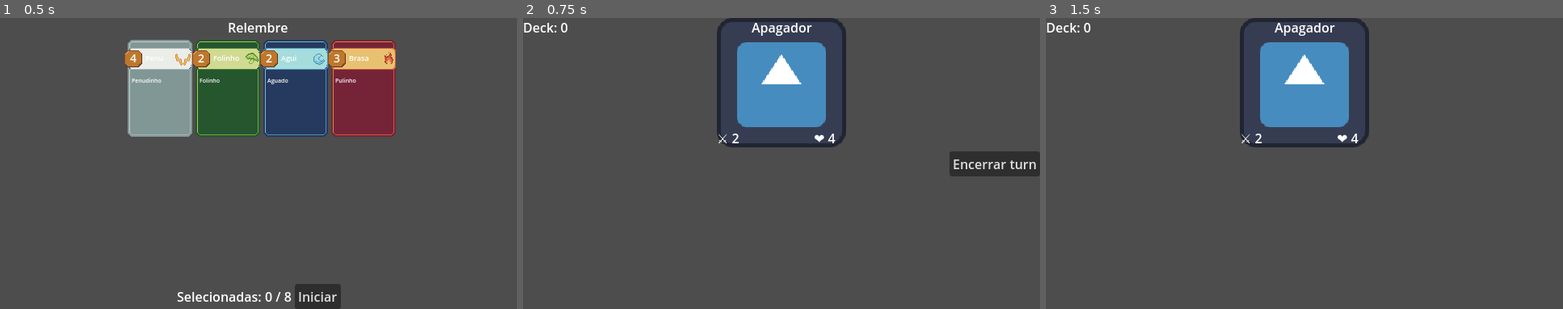
Above: before the commit, frames 1-3 (left to right).
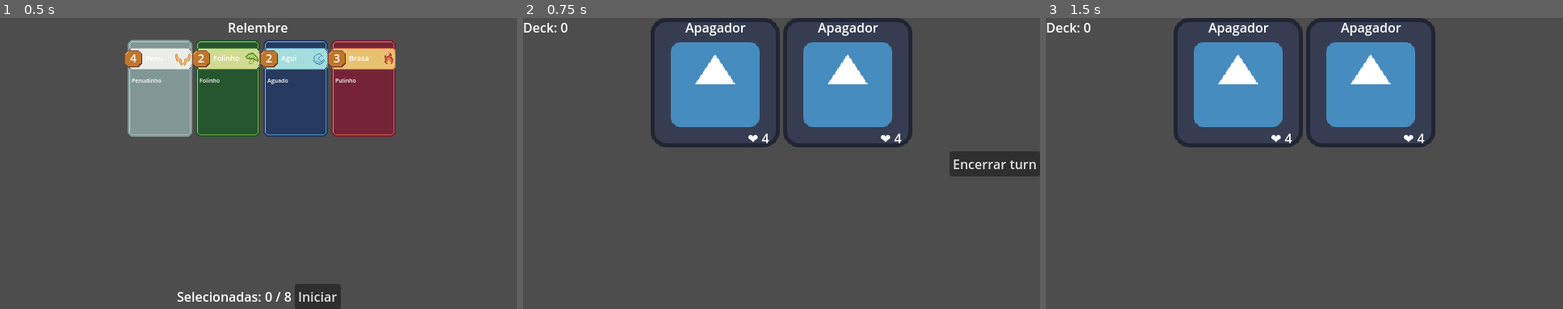
Above: after the commit, the same moments.

Repository: JonathanGoveira/CardGameTemplateGodot
Game: Godot game, scene res://scenes/pre_run_deck_selector.tscn
Two runs of this game, one before a commit and one after it. Both use one fixed random seed, a clock stepped at 60 frames per second and the inputs below. The engine's default icon, where the game draws it, is replaced by a stand-in: a white triangle on a blue panel in a dark square.
Inputs:
- Up to frame 1 (0.5 s): no input
- Up to frame 2 (0.75 s): click "Iniciar" at 0.5 s
- Up to frame 3 (1.5 s): click "Encerrar turn" at 1.25 s

Frame 1 is identical in both runs. In frame 2, 13% of the frame differs, in the area x 24-76%, y 0-45%; in frame 3, 13%.

Commit message:
update enemy logic

Diff:
--- a/cardgametemplate/scenes/battle/battle_scene.tscn
+++ b/cardgametemplate/scenes/battle/battle_scene.tscn
@@ -30,7 +30,6 @@
 
 [node name="EnemyManager" type="Node" parent="board"]
 script = ExtResource("2_ugm31")
-enemy_board_path = NodePath("../Enemies")
 enemy_scene = ExtResource("3_ugm31")
 
 [node name="Enemies" type="HBoxContainer" parent="board"]
--- a/cardgametemplate/scripts/enemy/enemy_base.gd
+++ b/cardgametemplate/scripts/enemy/enemy_base.gd
@@ -1,10 +1,42 @@
 extends Control
+class_name EnemyBase
 
-@export var dados: EnemyData
+@export var dados: EnemyData  # Resource que carrega nome, sprite, vida_base, etc
+@export var vida: int = 10
 
-func _ready():
+func _ready() -> void:
+	mouse_filter = Control.MOUSE_FILTER_STOP
+	$TextureRect.mouse_filter = Control.MOUSE_FILTER_IGNORE
+	$Nome.mouse_filter = Control.MOUSE_FILTER_IGNORE
+	$Vida.mouse_filter = Control.MOUSE_FILTER_IGNORE
+	$Dano.mouse_filter = Control.MOUSE_FILTER_IGNORE
+
 	if dados:
 		$Nome.text = dados.nome
-		$Vida.text = "❤️ " + str(dados.vida_base)
-		$Dano.text = "⚔ " + str(dados.dano_base)
 		$TextureRect.texture = dados.imagem_carta
+		vida = dados.vida_base
+	atualizar_vida()
+
+func atualizar_vida():
+	$Vida.text = "❤️ " + str(vida)
+
+func _can_drop_data(_pos, data) -> bool:
+	return data is CardBase
+
+func _drop_data(_pos, data):
+	if data is CardBase:
+		var dano = data.dados.dano_base
+		vida -= dano
+		print("🔻 ", dados.nome, " sofreu ", dano, " de dano!")
+
+		if vida <= 0:
+			queue_free()
+		else:
+			atualizar_vida()
+
+		# Remove a carta da mão visualmente
+		if data.get_parent():
+			data.get_parent().remove_child(data)
+		data.queue_free()
+
+		# Emite sinal (futuramente podemos emitir algo como "inimigo_derrotado")
--- a/cardgametemplate/scripts/enemy/enemy_manager.gd
+++ b/cardgametemplate/scripts/enemy/enemy_manager.gd
@@ -1,28 +1,47 @@
 extends Node
+class_name EnemyManager
 
-@export var enemy_board_path: NodePath
-@export var enemy_scene: PackedScene
-@export var pasta_inimigos: String = "res://data/enemies"
+@export var enemy_scene: PackedScene  # Cena única: ex: res://scenes/enemy/enemy_base.tscn
+@export var enemy_board_path: NodePath = "../Enemies"
+
+var inimigos_data: Array = []
 
 func _ready():
-	var inimigo_files = listar_inimigos(pasta_inimigos)
-	var enemy_board = get_node(enemy_board_path)
+	# Carrega os inimigos da batalha atual definidos no RunManager
+	carregar_inimigos(RunManager.inimigos_da_batalha)
 
-	for path in inimigo_files:
-		var data = load(path)
-		if data is EnemyData:
-			var inimigo = enemy_scene.instantiate()
-			inimigo.dados = data
-			enemy_board.add_child(inimigo)
+func carregar_inimigos(lista: Array):
+	inimigos_data = lista
+	var board = get_node(enemy_board_path)
 
-func listar_inimigos(caminho: String) -> Array:
-	var lista = []
-	var dir = DirAccess.open(caminho)
-	if dir:
-		dir.list_dir_begin()
-		var file = dir.get_next()
-		while file != "":
-			if not dir.current_is_dir() and file.ends_with(".tres"):
-				lista.append(caminho + "/" + file)
-			file = dir.get_next()
-	return lista
+	# Limpa inimigos anteriores
+	for child in board.get_children():
+		child.queue_free()
+
+	# Instancia inimigos com progressão
+	for dados in lista:
+		var inimigo = enemy_scene.instantiate()
+
+		# Seta os dados
+		inimigo.dados = dados
+
+		# Escala a vida com base na progressão da run
+		var base_vida = dados.vida_base
+		var multiplicador = RunManager.numero_da_batalha
+		inimigo.vida = base_vida + (multiplicador * 2)
+
+		# Atualiza UI (se o método existir)
+		if inimigo.has_method("atualizar_vida"):
+			inimigo.atualizar_vida()
+
+		board.add_child(inimigo)
+
+func get_inimigos() -> Array:
+	var board = get_node(enemy_board_path)
+	return board.get_children()
+
+func todos_derrotados() -> bool:
+	for inimigo in get_inimigos():
+		if is_instance_valid(inimigo):
+			return false
+	return true
--- a/cardgametemplate/scripts/singletons/run_manager.gd
+++ b/cardgametemplate/scripts/singletons/run_manager.gd
@@ -9,6 +9,11 @@
 ## Caminhos das cenas principais
 const BATALHA = "res://scenes/battle/battle_scene.tscn"
 const DRAFT = "res://scenes/draft.tscn"
+var inimigo_base_path = "res://data/enemies/apagador.tres"
+
+## Lista de inimigos das batalhas da run
+var inimigos_da_batalha: Array = []
+
 ## Inicia uma nova run (ex: ao clicar em “Novo Jogo”)
 func iniciar_run():
 	numero_da_batalha = 0
@@ -19,7 +24,20 @@
 func iniciar_proxima_batalha():
 	numero_da_batalha += 1
 	print("Iniciando batalha", numero_da_batalha)
+
+	inimigos_da_batalha.clear()
+
+	var caminho_base = "res://data/enemies/apagador.tres"
+
+	var qtd_inimigos = min(1 + numero_da_batalha, 3)  # Até 3 inimigos
+	for i in range(qtd_inimigos):
+		var dados = load(caminho_base)
+		if dados is EnemyData:
+			# Faz uma cópia e adiciona ao array tipado corretamente
+			inimigos_da_batalha.append(dados.duplicate())
+
 	get_tree().change_scene_to_file(BATALHA)
+
 
 ## Após vencer, vai para o draft
 func ir_para_draft():
